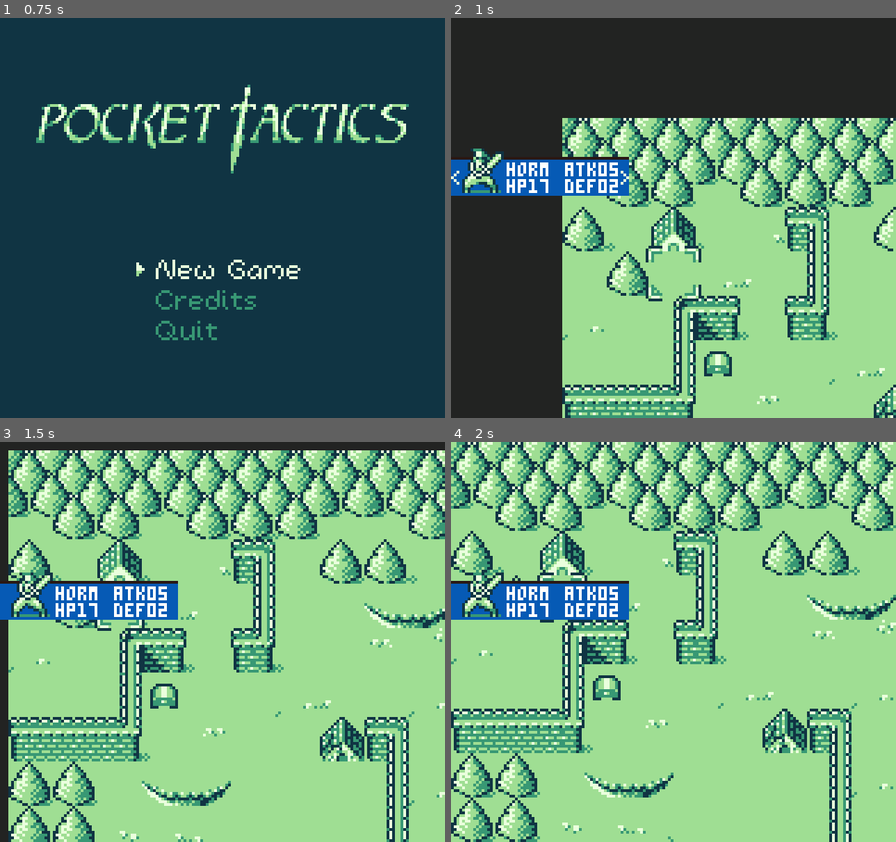
Above: before the commit, frames 1-4 (two rows, left to right).
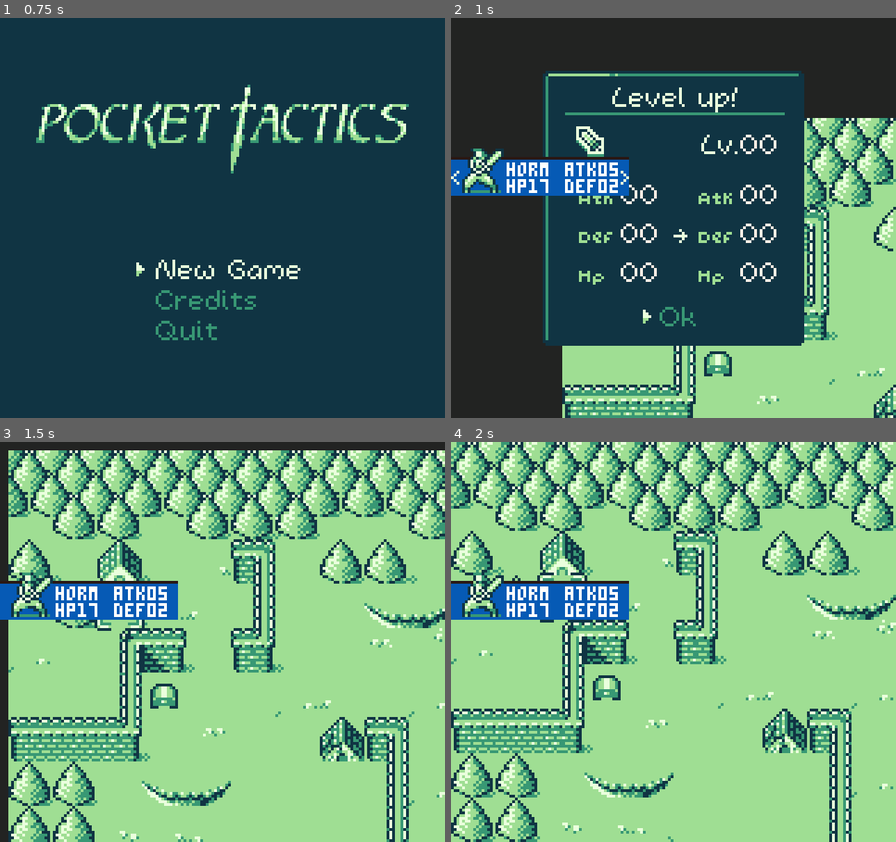
Above: after the commit, the same moments.

Repository: kevinlights/titan_tactics
Game: Godot game, scene res://scenes/landing.tscn
The game is run twice, just before and just after one commit, with the same random seed, the same clock (stepped at 60 frames per second) and the same inputs.
Inputs (mouse positions are in pixels of both pictures, inside the frame that each line leads up to):
- Up to frame 1 (0.75 s): click "New Game" at 0.5 s
- Up to frame 2 (1 s): no input
- Up to frame 3 (1.5 s): click (226, 738) at 1.25 s, where only the run after the commit has a clickable "Ok"
- Up to frame 4 (2 s): no input

Frame 1 is identical in both runs. In frame 2, 35% of the frame differs, in the area x 3-80%, y 13-82%; in frame 3, 0.3%; in frame 4, 0.3%.
Error in both runs: Attempt to call function 'grab_focus' in base 'null instance' on a null instance. (res://scripts/gui/action_menu.gd:34)

Commit message:
alignment

Diff:
--- a/scenes/gui.tscn
+++ b/scenes/gui.tscn
@@ -117,29 +117,13 @@
 extra_spacing_bottom = -2
 font_data = ExtResource( 13 )
 
-[sub_resource type="AtlasTexture" id=26]
+[sub_resource type="AtlasTexture" id=13]
 atlas = ExtResource( 23 )
 region = Rect2( 0, 0, 8, 8 )
 
-[sub_resource type="AtlasTexture" id=27]
+[sub_resource type="AtlasTexture" id=14]
 atlas = ExtResource( 23 )
 region = Rect2( 0, 8, 8, 8 )
-
-[sub_resource type="SpriteFrames" id=28]
-animations = [ {
-"frames": [ SubResource( 26 ), SubResource( 27 ) ],
-"loop": true,
-"name": "default",
-"speed": 5.0
-} ]
-
-[sub_resource type="AtlasTexture" id=13]
-atlas = ExtResource( 9 )
-region = Rect2( 0, 24, 8, 8 )
-
-[sub_resource type="AtlasTexture" id=14]
-atlas = ExtResource( 9 )
-region = Rect2( 0, 32, 8, 8 )
 
 [sub_resource type="SpriteFrames" id=15]
 animations = [ {
@@ -150,58 +134,74 @@
 } ]
 
 [sub_resource type="AtlasTexture" id=16]
+atlas = ExtResource( 9 )
+region = Rect2( 0, 24, 8, 8 )
+
+[sub_resource type="AtlasTexture" id=17]
+atlas = ExtResource( 9 )
+region = Rect2( 0, 32, 8, 8 )
+
+[sub_resource type="SpriteFrames" id=18]
+animations = [ {
+"frames": [ SubResource( 16 ), SubResource( 17 ) ],
+"loop": true,
+"name": "default",
+"speed": 5.0
+} ]
+
+[sub_resource type="AtlasTexture" id=19]
+atlas = ExtResource( 20 )
+region = Rect2( 90, 0, 18, 18 )
+
+[sub_resource type="AtlasTexture" id=20]
+atlas = ExtResource( 20 )
+region = Rect2( 90, 18, 18, 18 )
+
+[sub_resource type="AtlasTexture" id=21]
 atlas = ExtResource( 20 )
 region = Rect2( 54, 0, 18, 18 )
 
-[sub_resource type="AtlasTexture" id=17]
+[sub_resource type="AtlasTexture" id=22]
 atlas = ExtResource( 20 )
 region = Rect2( 54, 18, 18, 18 )
 
-[sub_resource type="AtlasTexture" id=18]
-atlas = ExtResource( 20 )
-region = Rect2( 90, 0, 18, 18 )
-
-[sub_resource type="AtlasTexture" id=19]
-atlas = ExtResource( 20 )
-region = Rect2( 90, 18, 18, 18 )
-
-[sub_resource type="AtlasTexture" id=20]
+[sub_resource type="AtlasTexture" id=23]
 atlas = ExtResource( 20 )
 region = Rect2( 0, 0, 18, 18 )
 
-[sub_resource type="AtlasTexture" id=21]
+[sub_resource type="AtlasTexture" id=24]
 atlas = ExtResource( 20 )
 region = Rect2( 0, 18, 18, 18 )
 
-[sub_resource type="SpriteFrames" id=22]
+[sub_resource type="SpriteFrames" id=25]
 animations = [ {
-"frames": [ SubResource( 16 ), SubResource( 17 ) ],
+"frames": [ SubResource( 19 ), SubResource( 20 ) ],
+"loop": true,
+"name": "archer",
+"speed": 3.0
+}, {
+"frames": [ SubResource( 21 ), SubResource( 22 ) ],
 "loop": true,
 "name": "mage",
 "speed": 3.0
 }, {
-"frames": [ SubResource( 18 ), SubResource( 19 ) ],
-"loop": true,
-"name": "archer",
-"speed": 3.0
-}, {
-"frames": [ SubResource( 20 ), SubResource( 21 ) ],
+"frames": [ SubResource( 23 ), SubResource( 24 ) ],
 "loop": true,
 "name": "fighter",
 "speed": 5.0
 } ]
 
-[sub_resource type="AtlasTexture" id=23]
+[sub_resource type="AtlasTexture" id=26]
 atlas = ExtResource( 23 )
 region = Rect2( 0, 0, 8, 8 )
 
-[sub_resource type="AtlasTexture" id=24]
+[sub_resource type="AtlasTexture" id=27]
 atlas = ExtResource( 23 )
 region = Rect2( 0, 8, 8, 8 )
 
-[sub_resource type="SpriteFrames" id=25]
+[sub_resource type="SpriteFrames" id=28]
 animations = [ {
-"frames": [ SubResource( 23 ), SubResource( 24 ) ],
+"frames": [ SubResource( 26 ), SubResource( 27 ) ],
 "loop": true,
 "name": "default",
 "speed": 5.0
@@ -797,8 +797,7 @@
 [node name="focus" type="AnimatedSprite" parent="weaponswap/no"]
 visible = false
 position = Vector2( -1.5922, -11.0781 )
-frames = SubResource( 28 )
-frame = 1
+frames = SubResource( 15 )
 playing = true
 centered = false
 offset = Vector2( -8, -2 )
@@ -819,8 +818,7 @@
 [node name="focus" type="AnimatedSprite" parent="weaponswap/yes"]
 visible = false
 position = Vector2( -2, 0 )
-frames = SubResource( 28 )
-frame = 1
+frames = SubResource( 15 )
 playing = true
 centered = false
 offset = Vector2( -8, 8 )
@@ -828,14 +826,14 @@
 
 [node name="arrow" type="AnimatedSprite" parent="weaponswap"]
 position = Vector2( 46.6813, 27.1062 )
-frames = SubResource( 15 )
-frame = 1
+frames = SubResource( 18 )
 playing = true
 
 [node name="lvlup" type="Control" parent="."]
-visible = false
-margin_right = 40.0
-margin_bottom = 40.0
+margin_left = 33.0
+margin_top = 20.0
+margin_right = 73.0
+margin_bottom = 60.0
 script = ExtResource( 39 )
 __meta__ = {
 "_edit_use_anchors_": false
@@ -847,103 +845,109 @@
 region_rect = Rect2( 0, 0, 94, 67 )
 
 [node name="char_sprite" type="Sprite" parent="lvlup"]
-position = Vector2( 15.5798, 27.1412 )
+position = Vector2( 15.5798, 24.1412 )
 texture = ExtResource( 41 )
 vframes = 4
 hframes = 2
 
 [node name="new_lvl" type="Label" parent="lvlup"]
-margin_left = 71.8188
-margin_top = 42.7745
-margin_right = 127.819
-margin_bottom = 56.7745
+margin_left = 71.0
+margin_top = 42.0
+margin_right = 93.0
+margin_bottom = 56.0
 theme = ExtResource( 22 )
 custom_colors/font_color = Color( 1, 0.945098, 0.909804, 1 )
-text = "+0"
+text = "00"
 __meta__ = {
 "_edit_use_anchors_": false
 }
 
 [node name="new_atk" type="Label" parent="lvlup"]
-margin_left = 71.6835
-margin_top = 23.8358
-margin_right = 127.683
-margin_bottom = 37.8358
+margin_left = 71.0
+margin_top = 24.0
+margin_right = 92.0
+margin_bottom = 38.0
 theme = ExtResource( 22 )
 custom_colors/font_color = Color( 1, 0.945098, 0.909804, 1 )
-text = "+0"
+text = "00"
 __meta__ = {
 "_edit_use_anchors_": false
 }
 
 [node name="new_def" type="Label" parent="lvlup"]
-margin_left = 71.1053
-margin_top = 55.855
-margin_right = 127.105
-margin_bottom = 69.855
+margin_left = 71.0
+margin_top = 56.0
+margin_right = 94.0
+margin_bottom = 70.0
 theme = ExtResource( 22 )
 custom_colors/font_color = Color( 1, 0.945098, 0.909804, 1 )
-text = "+0"
+text = "00"
 __meta__ = {
 "_edit_use_anchors_": false
 }
 
 [node name="new_hp" type="Label" parent="lvlup"]
-margin_left = 70.8674
-margin_top = 70.8381
-margin_right = 126.867
-margin_bottom = 84.8381
+margin_left = 71.0
+margin_top = 70.0
+margin_right = 94.0
+margin_bottom = 84.0
 theme = ExtResource( 22 )
 custom_colors/font_color = Color( 1, 0.945098, 0.909804, 1 )
-text = "+0"
+text = "00"
 __meta__ = {
 "_edit_use_anchors_": false
 }
 
 [node name="current_atk" type="Label" parent="lvlup"]
-margin_left = 29.8617
-margin_top = 44.4388
-margin_right = 85.8617
-margin_bottom = 58.4388
+margin_left = 28.0
+margin_top = 42.0
+margin_right = 55.0
+margin_bottom = 56.0
 theme = ExtResource( 22 )
 custom_colors/font_color = Color( 1, 0.945098, 0.909804, 1 )
-text = "+0"
+text = "00"
 __meta__ = {
 "_edit_use_anchors_": false
 }
 
 [node name="current_def" type="Label" parent="lvlup"]
-margin_left = 29.8617
-margin_top = 57.9949
-margin_right = 85.8617
-margin_bottom = 71.9949
+margin_left = 28.0
+margin_top = 56.0
+margin_right = 55.0
+margin_bottom = 70.0
 theme = ExtResource( 22 )
 custom_colors/font_color = Color( 1, 0.945098, 0.909804, 1 )
-text = "+0"
+text = "00"
 __meta__ = {
 "_edit_use_anchors_": false
 }
 
 [node name="current_hp" type="Label" parent="lvlup"]
-margin_left = 29.6239
-margin_top = 71.7889
-margin_right = 85.6239
-margin_bottom = 85.7889
+margin_left = 28.0
+margin_top = 70.0
+margin_right = 56.0
+margin_bottom = 84.0
 theme = ExtResource( 22 )
 custom_colors/font_color = Color( 1, 0.945098, 0.909804, 1 )
-text = "+0"
+text = "00
+"
 __meta__ = {
 "_edit_use_anchors_": false
 }
 
 [node name="arrow" type="AnimatedSprite" parent="lvlup"]
-position = Vector2( 46.6813, 27.1062 )
-frames = SubResource( 15 )
+position = Vector2( 48.6813, 58.1062 )
+frames = SubResource( 18 )
+frame = 1
 playing = true
 
 [node name="Control" type="Control" parent="lvlup"]
-margin_right = 40.0
+margin_left = 1.0
+margin_right = 41.0
 margin_bottom = 40.0
+__meta__ = {
+"_edit_use_anchors_": false
+}
 
 [node name="Ok" type="ToolButton" parent="lvlup/Control"]
 margin_left = 35.0
@@ -959,8 +963,7 @@
 }
 
 [node name="focus" type="AnimatedSprite" parent="lvlup/Control/Ok"]
-frames = SubResource( 28 )
-frame = 1
+frames = SubResource( 15 )
 playing = true
 centered = false
 offset = Vector2( -2, 8 )
@@ -1066,9 +1069,8 @@
 
 [node name="type" type="AnimatedSprite" parent="characterselect"]
 position = Vector2( 11, 55 )
-frames = SubResource( 22 )
+frames = SubResource( 25 )
 animation = "fighter"
-frame = 1
 playing = true
 
 [node name="win" type="Control" parent="."]
@@ -1346,7 +1348,8 @@
 
 [node name="focus" type="AnimatedSprite" parent="dialogue/background/options/trigger_1"]
 visible = false
-frames = SubResource( 25 )
+frames = SubResource( 28 )
+frame = 1
 playing = true
 centered = false
 offset = Vector2( -2, 2 )
@@ -1364,7 +1367,8 @@
 
 [node name="focus" type="AnimatedSprite" parent="dialogue/background/options/trigger_2"]
 visible = false
-frames = SubResource( 25 )
+frames = SubResource( 28 )
+frame = 1
 playing = true
 centered = false
 offset = Vector2( -2, 2 )
Not shown: 1 places in scenes/gui.tscn that only renumber resources
